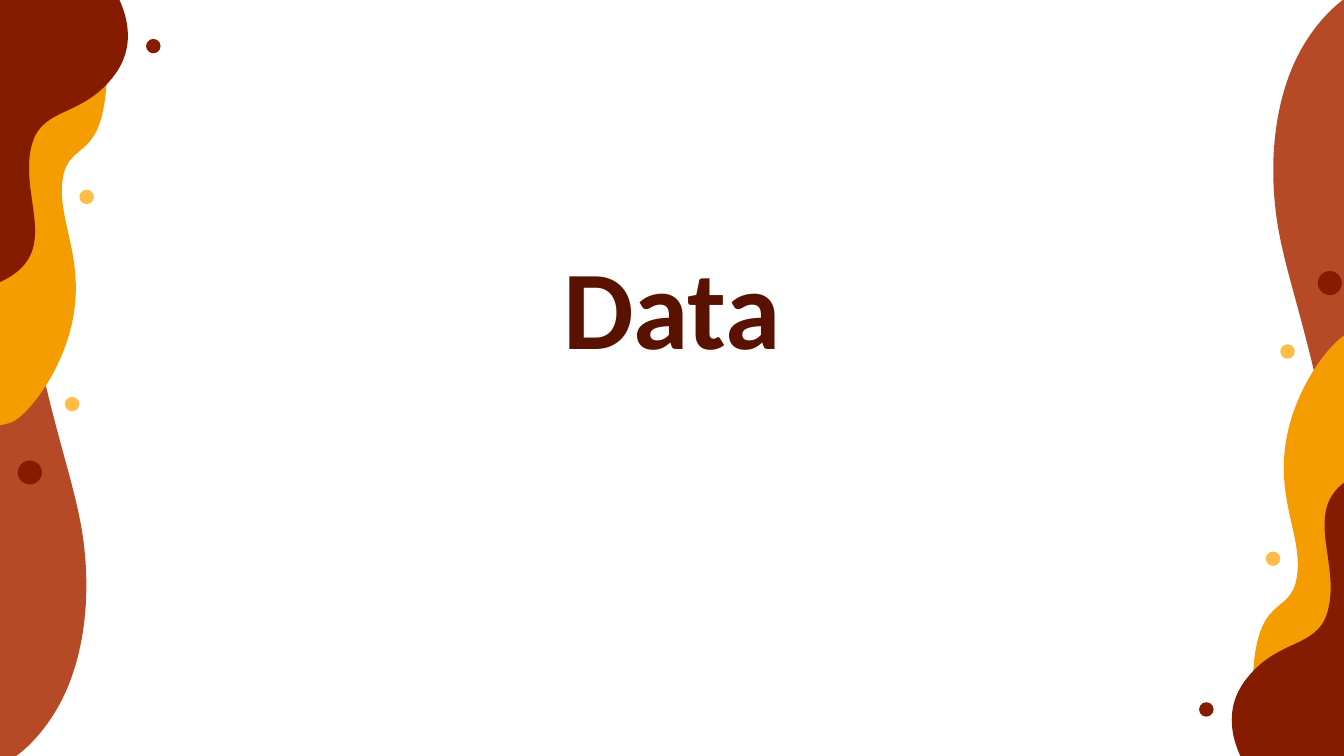
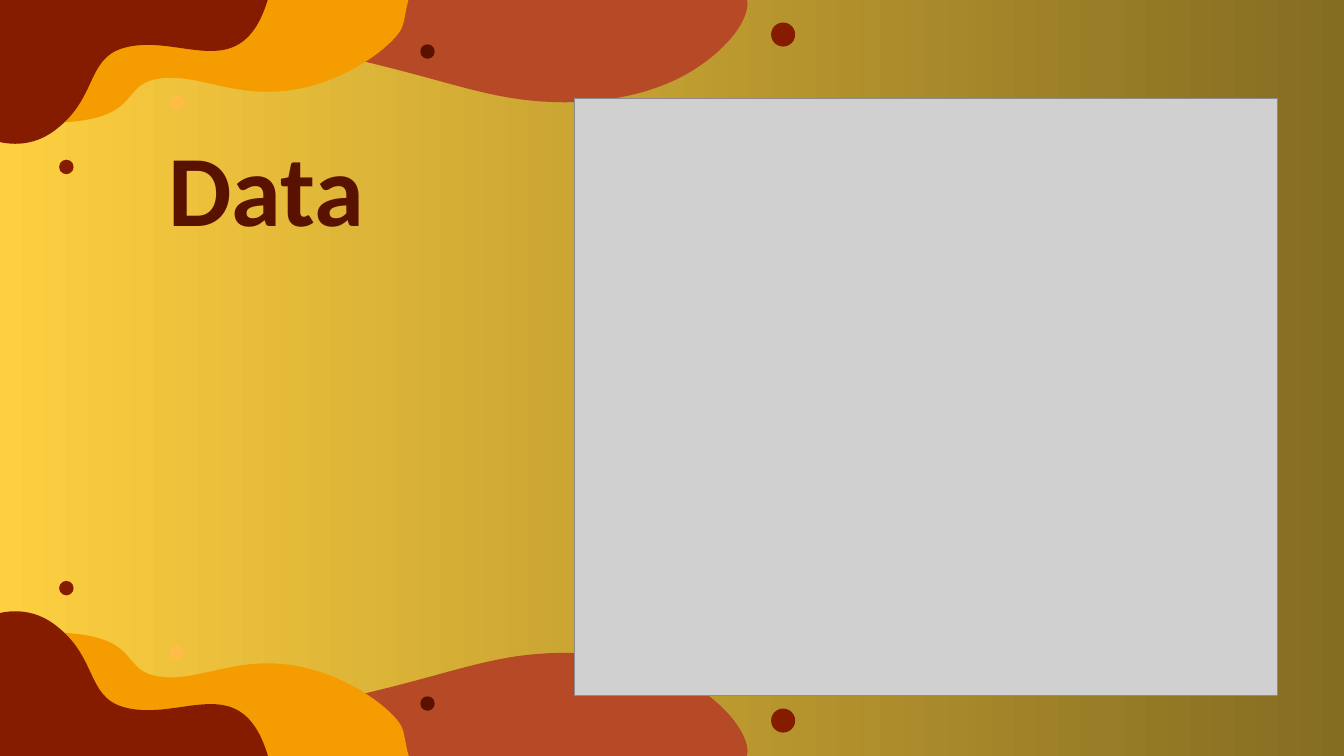
Before and after one commit to EGGeorgieva21/HOMELANDER, a slide deck: slide 4 of src/ResumeBuilder/presentationpptx.pptx. Drawn at 1344x756 pixels with LibreOffice and Linux fonts; fonts in the diff are those of the drawing; grey boxes stand for pictures. Boxes give left, top, right and bottom in pixels: in the first picture for what was removed or moved away, otherwise in the second. Text is boxed around its words. In the diff, an @@ line names an element or a change of style, - is before the commit and + after.

Commit message:
presentation update

```diff
--- a/src/ResumeBuilder/presentationpptx.pptx
+++ b/src/ResumeBuilder/presentationpptx.pptx
@@ background #FFFFFF to gradient #FECF40 to #846C21 @@
@@ freeform shape at (x1=0, y1=0, x2=268, y2=143): rotation 90 to 180 degrees; outline redrawn @@
@@ freeform shape added at (x1=43, y1=0, x2=756, y2=122), fill #B64926 @@
@@ freeform shape added at (x1=59, y1=0, x2=411, y2=123), fill #F49C00 @@
@@ ellipse at (x1=771, y1=22, x2=796, y2=46): mirrored; rotation 270 to 180 degrees @@
@@ freeform shape removed at (x1=1253, y1=0, x2=1344, y2=693) @@
@@ ellipse added at (x1=420, y1=44, x2=435, y2=58), fill #591200 @@
@@ freeform shape removed at (x1=0, y1=63, x2=107, y2=756) @@
@@ freeform shape removed at (x1=0, y1=80, x2=107, y2=432) @@
@@ ellipse at (x1=169, y1=95, x2=184, y2=109): fill #851C00 to #FFBD47; mirrored; rotation 90 to 180 degrees @@
@@ picture added at (x1=575, y1=99, x2=1277, y2=696) @@
@@ title "Data" moved from (x1=563, y1=276, x2=781, y2=350) to (x1=168, y1=160, x2=364, y2=227) @@
@@ title "Data" at (x1=168, y1=160, x2=364, y2=227): size 80 to 72 pt; alignment centre to left @@
@@ ellipse at (x1=59, y1=159, x2=74, y2=173): fill #FFBD47 to #851C00; mirrored; rotation 90 to 180 degrees @@
@@ freeform shape removed at (x1=1253, y1=325, x2=1344, y2=677) @@
@@ ellipse removed at (x1=1280, y1=344, x2=1295, y2=358) @@
@@ freeform shape removed at (x1=1232, y1=467, x2=1344, y2=756) @@
@@ ellipse removed at (x1=1266, y1=552, x2=1280, y2=566) @@
@@ ellipse at (x1=59, y1=581, x2=74, y2=595): rotation 270 to 0 degrees @@
@@ freeform shape added at (x1=0, y1=611, x2=268, y2=756), fill #851C00 @@
@@ freeform shape added at (x1=43, y1=633, x2=756, y2=756), fill #B64926 @@
@@ freeform shape added at (x1=59, y1=633, x2=411, y2=756), fill #F49C00 @@
@@ ellipse at (x1=169, y1=645, x2=184, y2=659): rotation 90 to 0 degrees @@
@@ ellipse added at (x1=420, y1=697, x2=435, y2=711), fill #591200 @@
@@ ellipse at (x1=771, y1=709, x2=796, y2=733): rotation 90 to 0 degrees @@
```
Also in this commit, not shown: 7 other slides changed, 2 slides removed, 1 other file.
